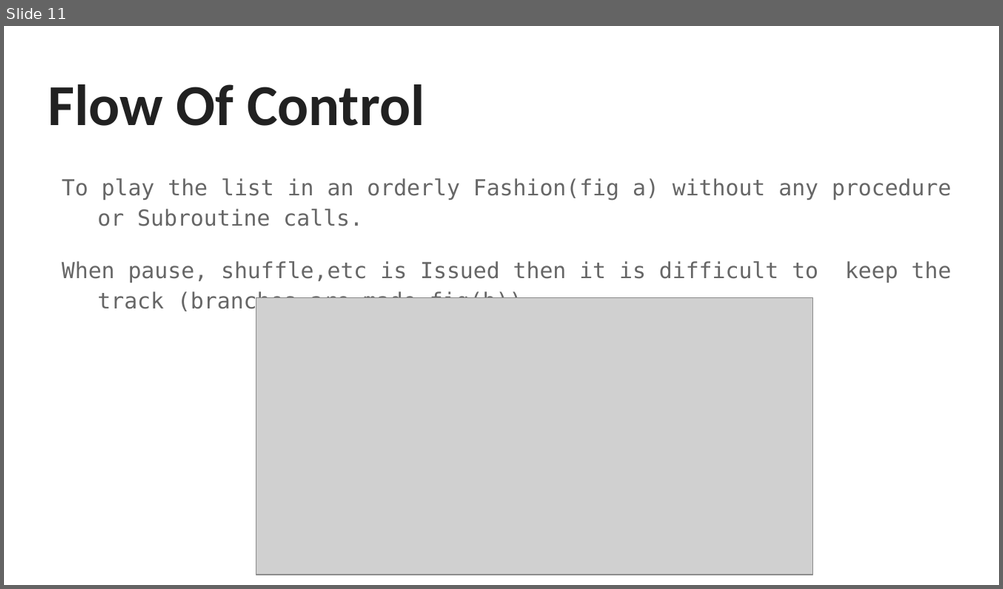
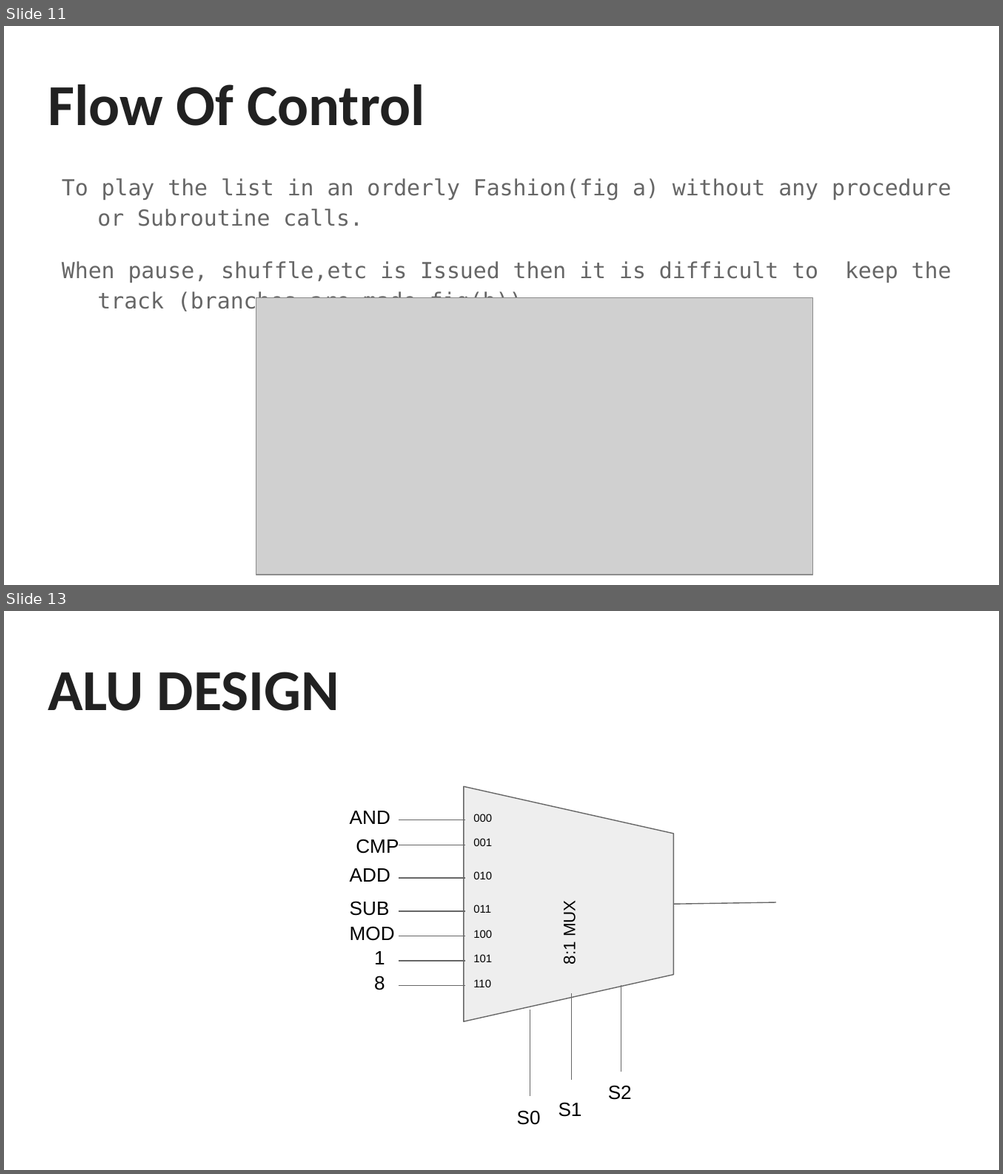
Before and after one commit to yaki29/COA-Project, a slide deck: MP3 Player ISA.pptx. Shown one above the other, each under a label of ours: slide 11 before the commit, slides 11 and 13 after it; the slides between them are not shown. The pictures are 1003x589 and 1003x1174 pixels, drawn with LibreOffice and Linux fonts; fonts in the diff are those of the drawing; grey boxes stand for pictures. Boxes give left, top, right and bottom in pixels: in the first picture for what was removed or moved away, otherwise in the second. Text is boxed around its words. In the diff, an @@ line names an element or a change of style, - is before the commit and + after.

```diff
--- a/MP3 Player ISA.pptx
+++ b/MP3 Player ISA.pptx
@@ slide 13 added at (x1=4, y1=611, x2=999, y2=1170), background #FFFFFF @@
@@ title added at (x1=48, y1=672, x2=339, y2=711), 42 pt, text #212121, bold @@
+ALU DESIGN
@@ flow chart manual operation added at (x1=464, y1=786, x2=674, y2=1022), fill #EEEEEE, outline #666666 0.75 pt, 12 pt, text #000000 @@
+8:1 MUX
@@ text added at (x1=350, y1=811, x2=390, y2=824), 14 pt, text #000000 @@
+AND
@@ line added from (398, 820) to (464, 820), #666666 0.75 pt @@
@@ text added at (x1=473, y1=814, x2=492, y2=822), 8 pt, text #000000 @@
+000
@@ text added at (x1=356, y1=839, x2=398, y2=854), 14 pt, text #000000 @@
+CMP
@@ line added from (398, 845) to (464, 845), #666666 0.75 pt @@
@@ text added at (x1=473, y1=838, x2=492, y2=846), 8 pt, text #000000 @@
+001
@@ text added at (x1=350, y1=869, x2=390, y2=882), 14 pt, text #000000 @@
+ADD
@@ text added at (x1=473, y1=871, x2=492, y2=880), 8 pt, text #000000 @@
+010
@@ line added from (398, 879) to (464, 879), #666666 0.75 pt @@
@@ text added at (x1=350, y1=901, x2=390, y2=916), 14 pt, text #000000 @@
+SUB
@@ line added from (398, 911) to (464, 911), #666666 0.75 pt @@
@@ text added at (x1=473, y1=905, x2=491, y2=913), 8 pt, text #000000 @@
+011
@@ line added from (674, 904) to (776, 903), #666666 0.75 pt @@
@@ text added at (x1=350, y1=926, x2=395, y2=941), 14 pt, text #000000 @@
+MOD
@@ line added from (398, 936) to (464, 936), #666666 0.75 pt @@
@@ text added at (x1=473, y1=930, x2=492, y2=938), 8 pt, text #000000 @@
+100
@@ text added at (x1=374, y1=951, x2=385, y2=965), 14 pt, text #000000 @@
+1
@@ line added from (398, 961) to (464, 961), #666666 0.75 pt @@
@@ text added at (x1=473, y1=954, x2=492, y2=963), 8 pt, text #000000 @@
+101
@@ text added at (x1=374, y1=976, x2=385, y2=991), 14 pt, text #000000 @@
+8
@@ line added from (398, 986) to (464, 986), #666666 0.75 pt @@
@@ text added at (x1=473, y1=980, x2=491, y2=988), 8 pt, text #000000 @@
+110
@@ line added from (620, 985) to (620, 1071), #666666 0.75 pt @@
@@ line added from (530, 1010) to (530, 1096), #666666 0.75 pt @@
@@ line added from (571, 994) to (571, 1080), #666666 0.75 pt @@
@@ text added at (x1=608, y1=1085, x2=632, y2=1100), 14 pt, text #000000 @@
+S2
@@ text added at (x1=517, y1=1111, x2=540, y2=1125), 14 pt, text #000000 @@
+S0
@@ text added at (x1=558, y1=1102, x2=582, y2=1117), 14 pt, text #000000 @@
+S1
```
Also in this commit, not shown: 5 slides changed, 8 other slides added.
